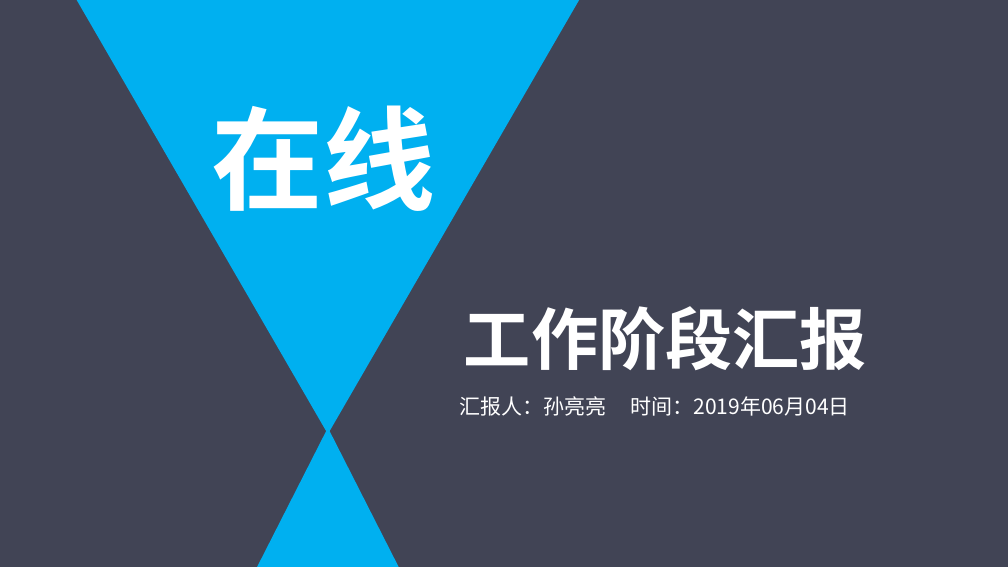
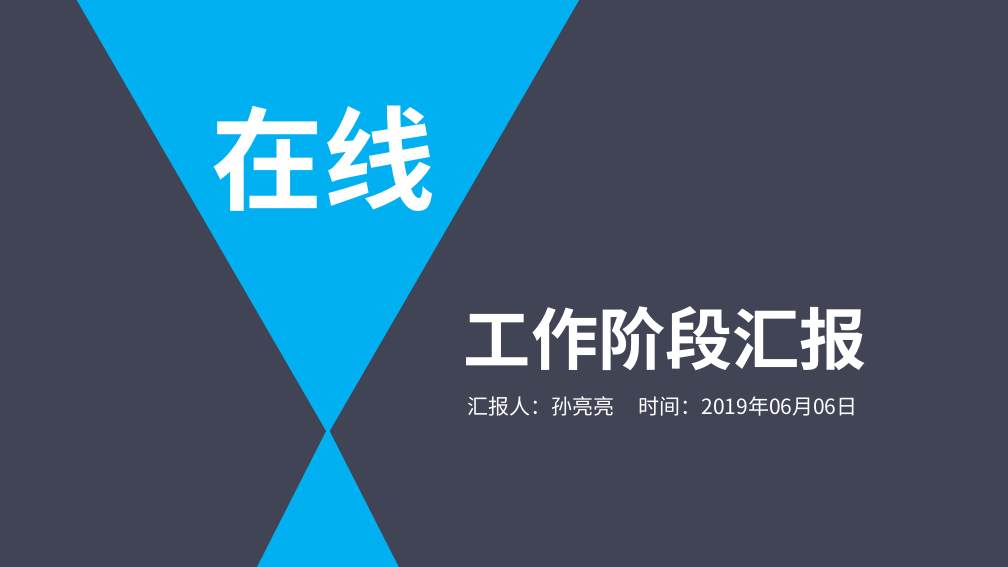
Before and after one commit to sunliangliang9201/interview_prepare, a slide deck: slide 1 of 在线阶段汇报20190606.pptx. Drawn at 1008x567 pixels with LibreOffice and Linux fonts; fonts in the diff are those of the drawing. Boxes give left, top, right and bottom in pixels: in the first picture for what was removed or moved away, otherwise in the second. Text is boxed around its words. In the diff, an @@ line names an element or a change of style, - is before the commit and + after.

```diff
--- a/在线阶段汇报20190606.pptx
+++ b/在线阶段汇报20190606.pptx
@@ text at bbox=[468, 396, 857, 416]: text changed @@
-汇报人：孙亮亮 时间：2019年06月04日
+汇报人：孙亮亮 时间：2019年06月06日
```
Also in this commit, not shown: 6 other slides changed.
